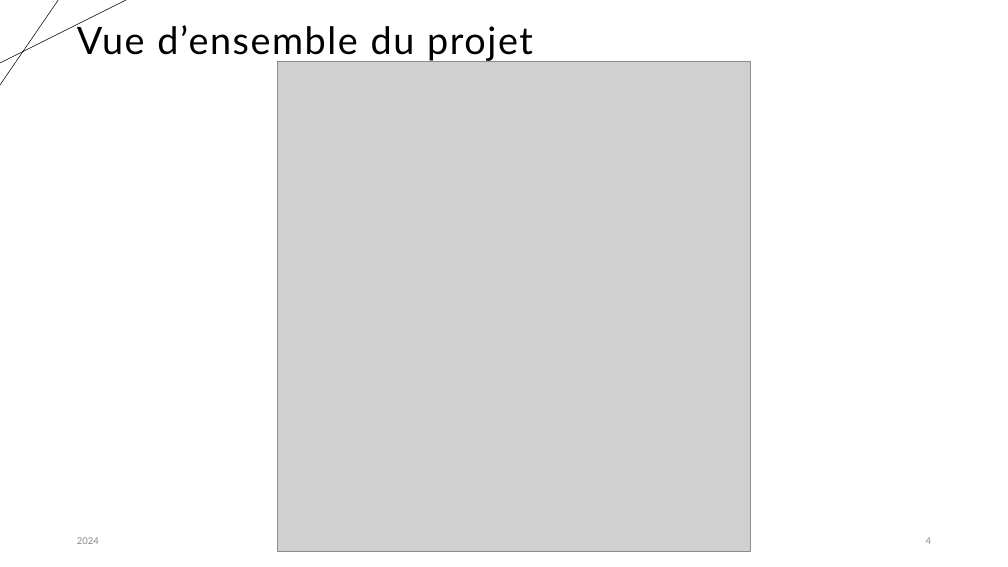
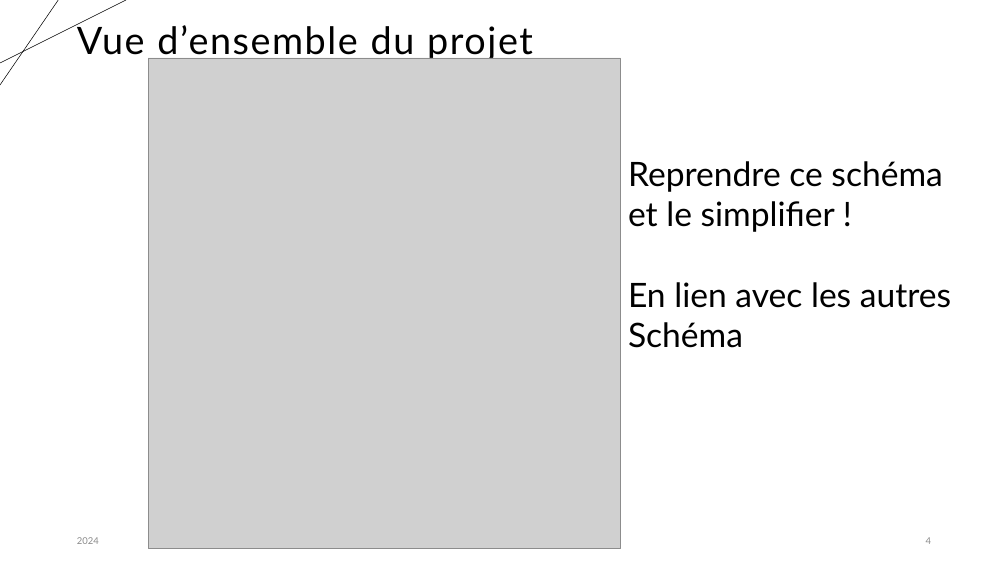
Before and after one commit to karned-formation/SEP24-MLOPS-SAKE, a slide deck: slide 4 of report/Projet_classification_MLOps_Partie1_Eddie.pptx. Drawn at 1008x567 pixels with LibreOffice and Linux fonts; fonts in the diff are those of the drawing; grey boxes stand for pictures. Boxes give left, top, right and bottom in pixels: in the first picture for what was removed or moved away, otherwise in the second. Text is boxed around its words. In the diff, an @@ line names an element or a change of style, - is before the commit and + after.

Commit message:
maj suite à meeting avec Seb

```diff
--- a/report/Projet_classification_MLOps_Partie1_Eddie.pptx
+++ b/report/Projet_classification_MLOps_Partie1_Eddie.pptx
@@ picture moved from (x1=278, y1=61, x2=750, y2=552) to (x1=148, y1=58, x2=621, y2=549) @@
@@ text added at (x1=628, y1=161, x2=951, y2=348), 32 pt, text #000000 @@
+Reprendre ce schéma et le simplifier !
+En lien avec les autres Schéma
```
Also in this commit, not shown: 3 other slides changed, 1 slide added, 4 other files.
